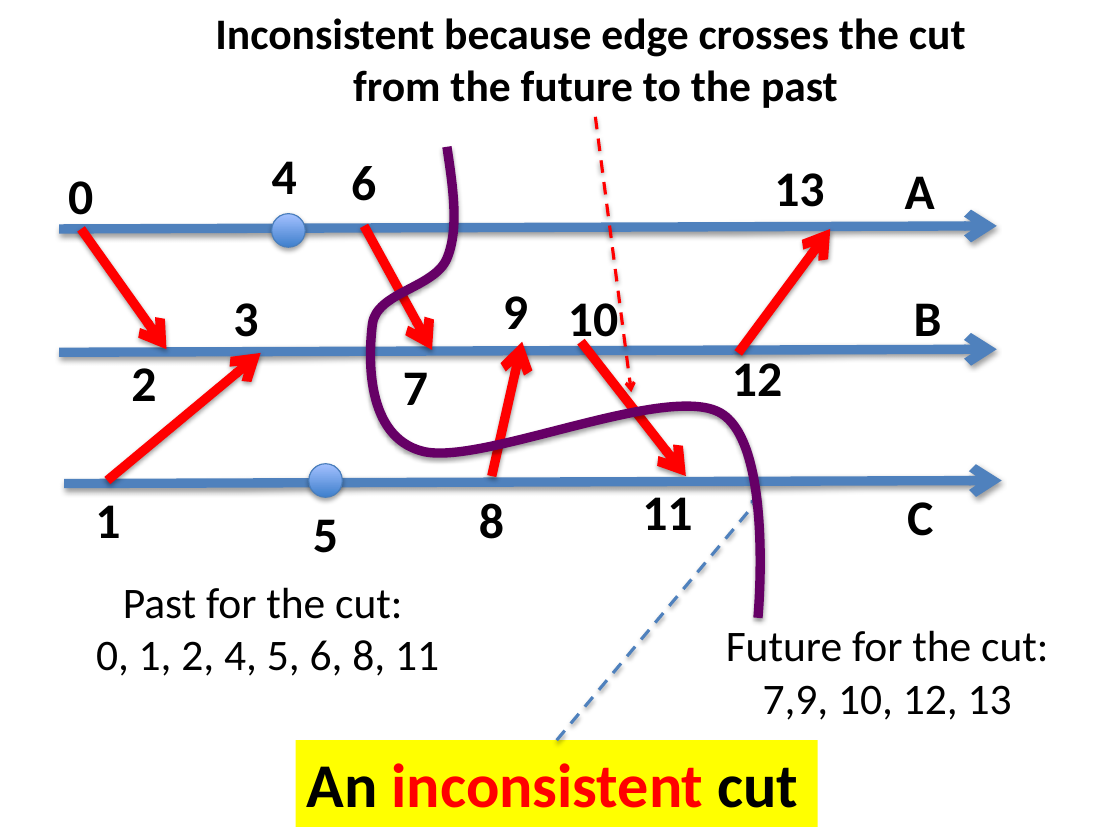
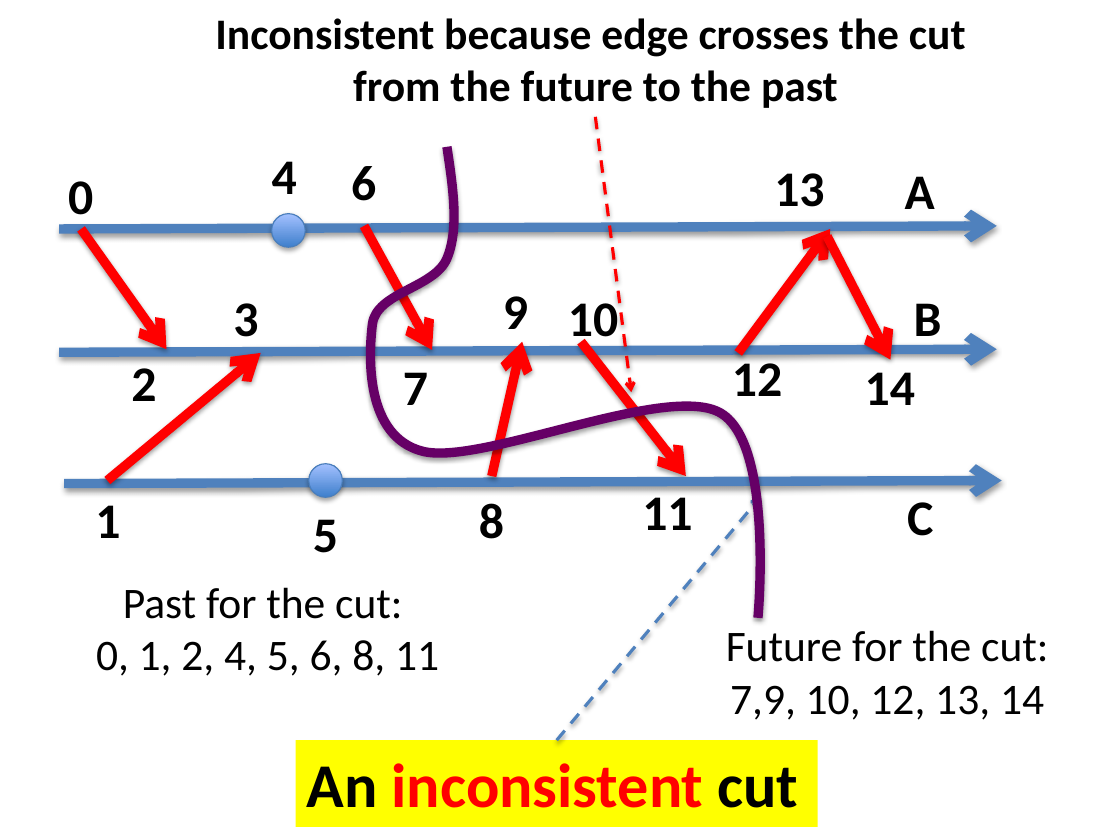
Before and after one commit to kmchandy/kmchandy.github.io, a slide deck: slide 8 of Channels/Channels_Diagrams.pptx. Drawn at 1120x840 pixels with LibreOffice and Linux fonts; fonts in the diff are those of the drawing. Boxes give left, top, right and bottom in pixels: in the first picture for what was removed or moved away, otherwise in the second. Text is boxed around its words. In the diff, an @@ line names an element or a change of style, - is before the commit and + after.

```diff
--- a/Channels/Channels_Diagrams.pptx
+++ b/Channels/Channels_Diagrams.pptx
@@ arrow added from (828, 236) to (890, 360), #FF0000 6 pt @@
@@ text added at [865, 372, 915, 405], 32 pt, text #000000, bold @@
+14
@@ text at [730, 685, 1044, 720]: text changed @@
-7,9, 10, 12, 13
+7,9, 10, 12, 13, 14
```
Also in this commit, not shown: 4 other slides changed, 2 slides added, 45 other files.
